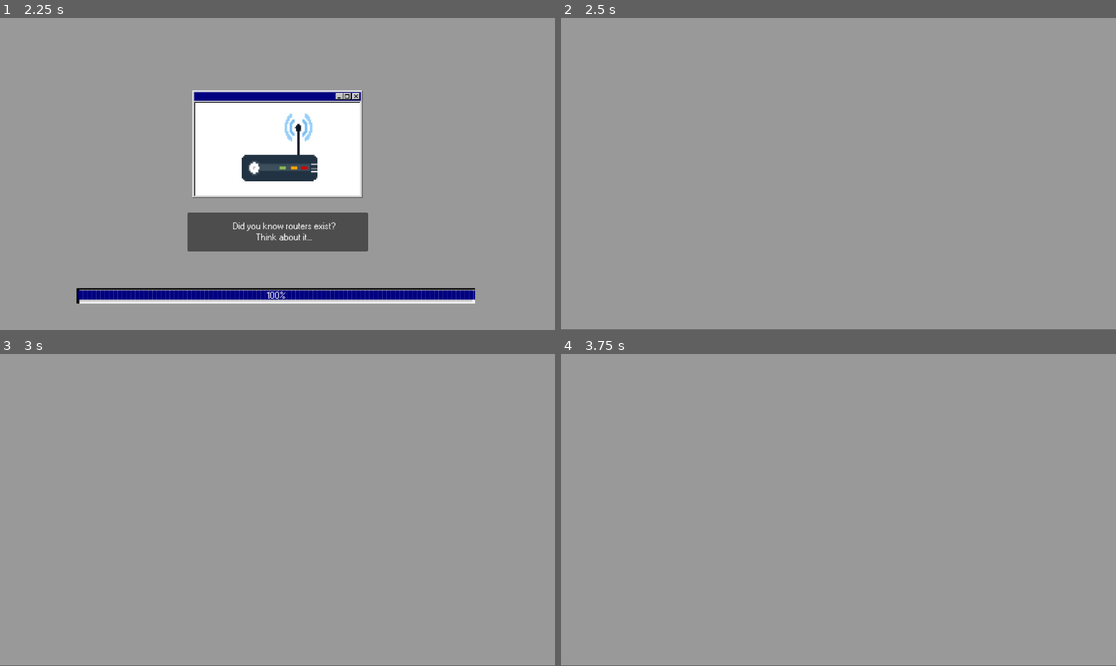
Above: before the commit, frames 1-4 (two rows, left to right).
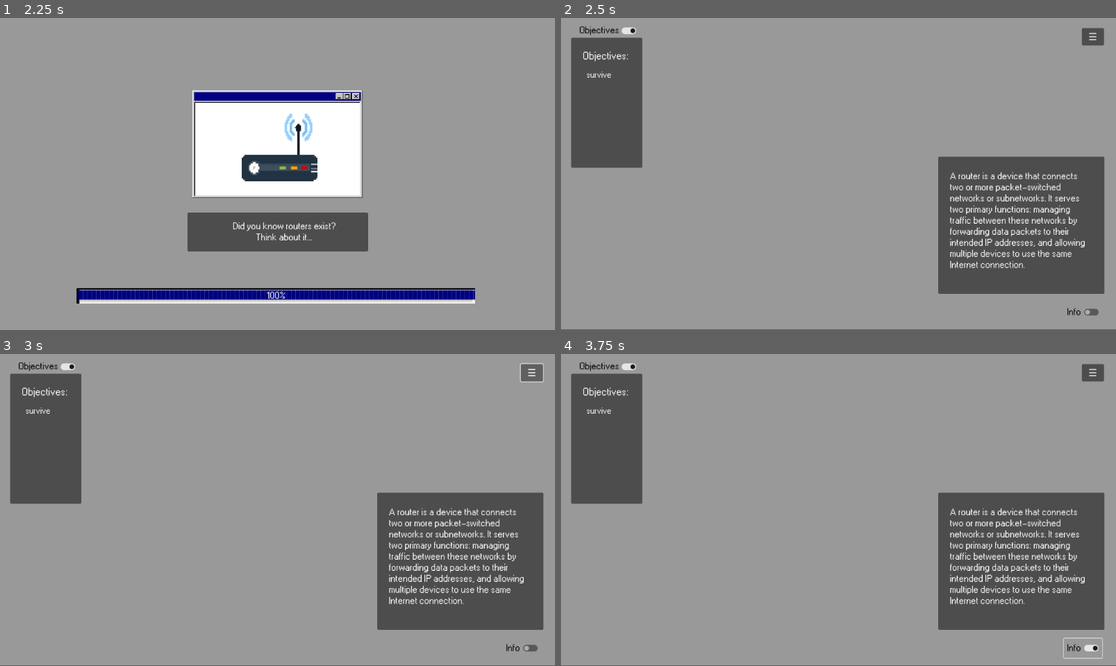
Above: after the commit, the same moments.

Repository: BcubeStudios/Netspace-Game
Game: Godot game, scene res://screens/opening.tscn
Same seed, same stepped clock (60 frames per second), same inputs: the game is played once before the commit and once after it.
Inputs (mouse positions are in pixels of both pictures, inside the frame that each line leads up to):
- Up to frame 1 (2.25 s): click "START GAME" at 0.5 s; move the mouse to (399, 158) at 1.27 s; click (399, 158) at 1.42 s; tap Enter at 2 s; move the mouse to (166, 189) at 2.02 s; click (166, 189) at 2.17 s
- Up to frame 2 (2.5 s): no input
- Up to frame 3 (3 s): click (532, 372) at 2.75 s, where only the run after the commit has a clickable "☰"
- Up to frame 4 (3.75 s): click (1082, 647) at 3.5 s, where only the run after the commit has a clickable "Info"

Frame 1 is identical in both runs. In frame 2, 18% of the frame differs, in the area x 1-98%, y 2-96%; in frame 3, 18%; in frame 4, 18%, in the area x 1-98%, y 2-98%.
Error after the commit: Attempt to call function 'hide' in base 'null instance' on a null instance. (res://scripts/demo_level.gd:27)

Commit message:
point spawning

Diff:
--- a/GodotWorkspace/screens/demo_level.tscn
+++ b/GodotWorkspace/screens/demo_level.tscn
@@ -27,7 +27,6 @@
 autoplay = true
 
 [node name="HUD" type="Control" parent="."]
-visible = false
 layout_mode = 3
 anchors_preset = 0
 offset_right = 40.0
--- a/GodotWorkspace/scripts/Director.gd
+++ b/GodotWorkspace/scripts/Director.gd
@@ -3,6 +3,8 @@
 
 # Called when the node enters the scene tree for the first time.
 func _ready():
+	var point1 = Point.new("point1", Vector2i(150, 150))
+	add_child(point1)
 	pass # Replace with function body.
 
 
--- a/GodotWorkspace/scripts/Point.gd
+++ b/GodotWorkspace/scripts/Point.gd
@@ -7,12 +7,13 @@
 
 # Called when the node enters the scene tree for the first time.
 func _ready():
+	print(pointName)
 	pass # Replace with function body.
 
-func _init(name, coords, edges):
+func _init(name, coords):
 	self.pointName = name
 	self.coords = coords
-	self.edges = edges
+
 
 func _input(event):
 	if event is InputEventMouseButton and event.pressed:
@@ -34,4 +35,5 @@
 	pass
 
 func _draw():
+	#draw_circle(coords)
 	pass
--- a/GodotWorkspace/scripts/demo_level.gd
+++ b/GodotWorkspace/scripts/demo_level.gd
@@ -6,6 +6,8 @@
 func _ready():
 	pass # Replace with function body.
 
+func _init():
+	pass
 
 func _process(_delta):
 	if Input.is_action_just_pressed("Settings"):
